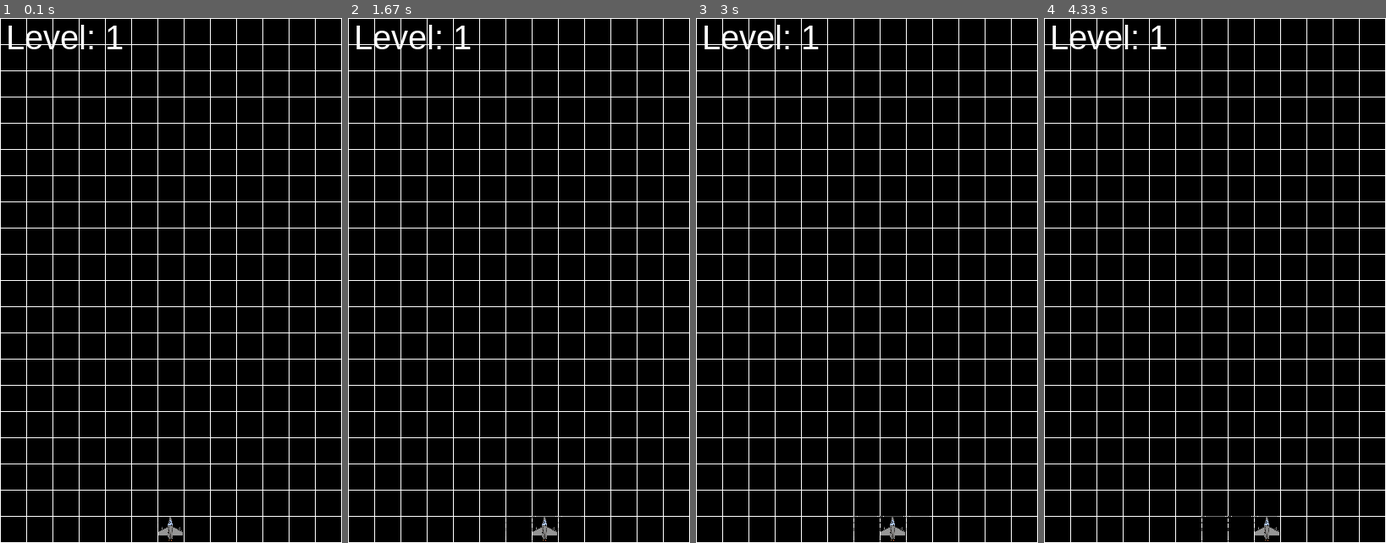
Above: before the commit, frames 1-4 (left to right).
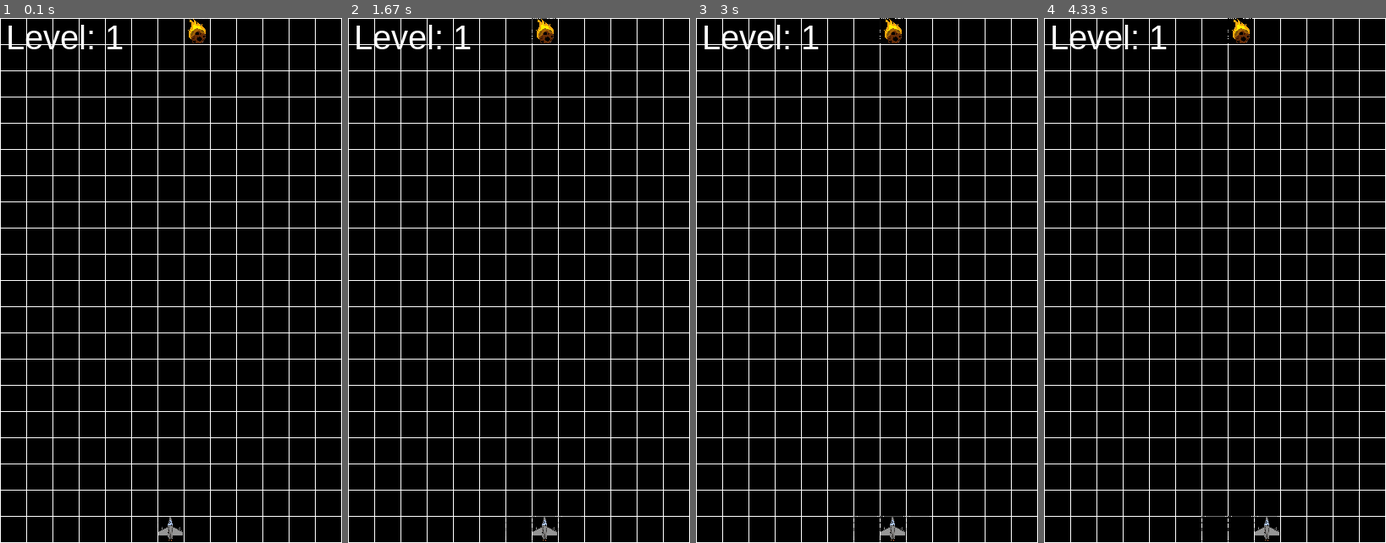
Above: after the commit, the same moments.

Repository: BoredLukas/microbit_projects
Game: pygame game, started from space_war_pygame_ii.py
Two runs of this game, one before a commit and one after it. Both use one fixed random seed, a clock stepped at 60 frames per second and the inputs below.
Inputs:
- Up to frame 1 (0.1 s): no input
- Up to frame 2 (1.67 s): hold Right 0.33-0.8 s; hold Right 0.83-1.3 s; hold Left from 1.33 s (still down)
- Up to frame 3 (3 s): release Left at 1.87 s; hold Left 1.9-2.3 s; hold Right 2.33-2.97 s
- Up to frame 4 (4.33 s): hold Left 3-3.47 s; hold Right 3.5-3.97 s; hold Right from 4 s (still down)

The runs differ from the first frame. In frame 1, 0.2% of the frame differs, in the area x 54-61%, y 0-5%; in frame 2, 0.2%, in the area x 53-61%, y 0-5%; in frame 3, 0.2%; in frame 4, 0.2%.

Commit message:
sum changes

Diff:
--- a/space_war_pygame_ii.py
+++ b/space_war_pygame_ii.py
@@ -38,7 +38,7 @@
 game_font = pygame.font.SysFont("arial", 40)
 level = 1
 game_status = True
-asteroids = []
+asteroids = [Asteroid(7)]
 player = Spaceship(6, 19)
 
 # PyGame constants
@@ -75,6 +75,10 @@
 ROCKET = pygame.transform.scale(pygame.image.load(os.path.join('data','bullet.png')),(SIZE,SIZE))
 
 BACKGROUND = pygame.image.load(os.path.join('data','universe.jpg'))
+
+def update_asteroids():
+    for Asteroid in asteroids:
+        Asteroid.x -= 1
 
 def game_over(game_status):
     pass
